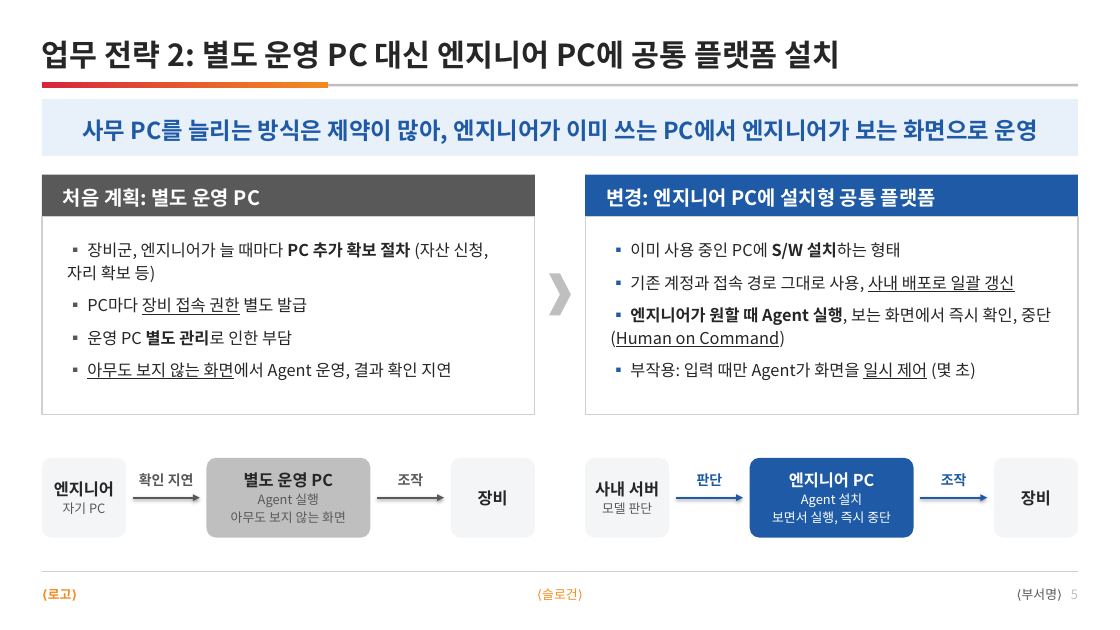
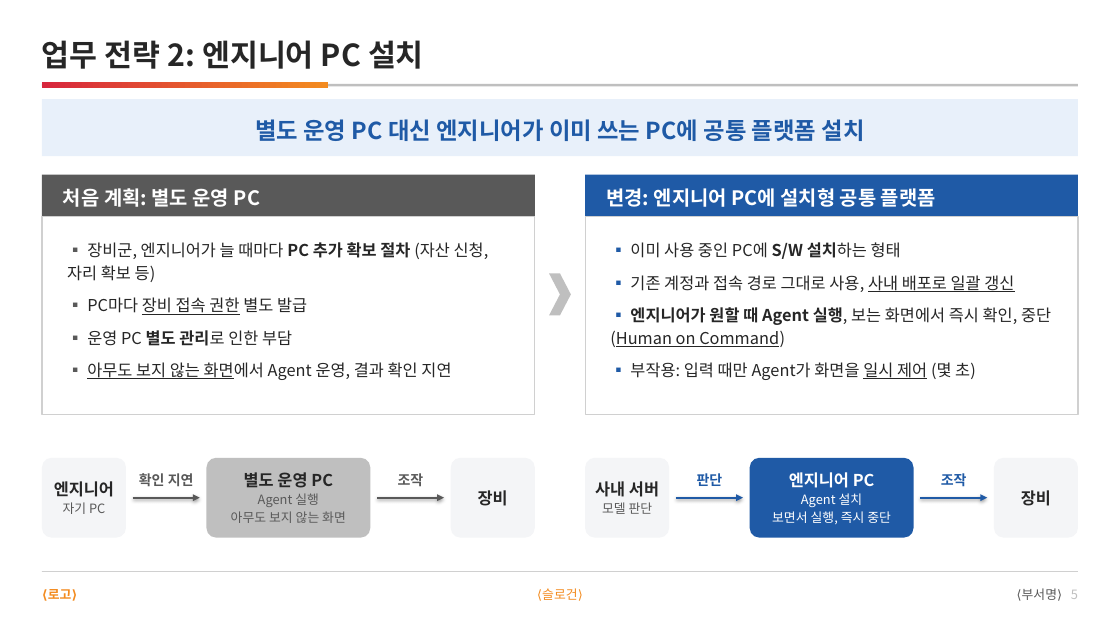
Before and after one commit to DarrenKoi/pm_notes, a slide deck: slide 5 of my-task/arc-tf/deliverables/arc-tf-proposal.pptx. Drawn at 1120x630 pixels with LibreOffice and Linux fonts; fonts in the diff are those of the drawing. Boxes give left, top, right and bottom in pixels: in the first picture for what was removed or moved away, otherwise in the second. Text is boxed around its words. In the diff, an @@ line names an element or a change of style, - is before the commit and + after.

```diff
--- a/my-task/arc-tf/deliverables/arc-tf-proposal.pptx
+++ b/my-task/arc-tf/deliverables/arc-tf-proposal.pptx
@@ text at box(42, 40, 424, 69): text changed @@
-업무 전략 2: 별도 운영 PC 대신 엔지니어 PC에 공통 플랫폼 설치
+업무 전략 2: 엔지니어 PC 설치
@@ text at box(255, 119, 865, 141): text changed @@
-사무 PC를 늘리는 방식은 제약이 많아, 엔지니어가 이미 쓰는 PC에서 엔지니어가 보는 화면으로 운영
+별도 운영 PC 대신 엔지니어가 이미 쓰는 PC에 공통 플랫폼 설치
```
Also in this commit, not shown: 5 other slides changed, 8 other files.
